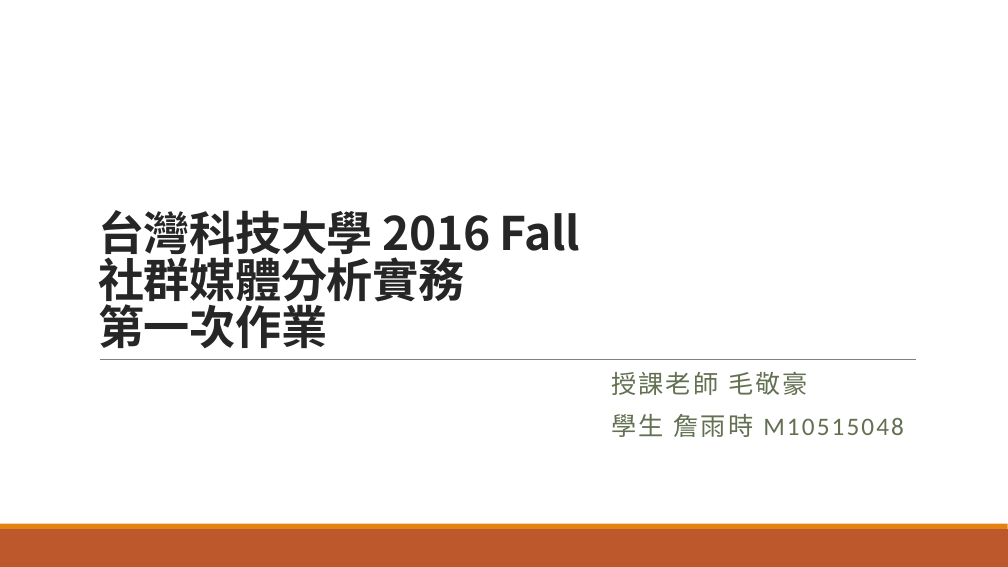
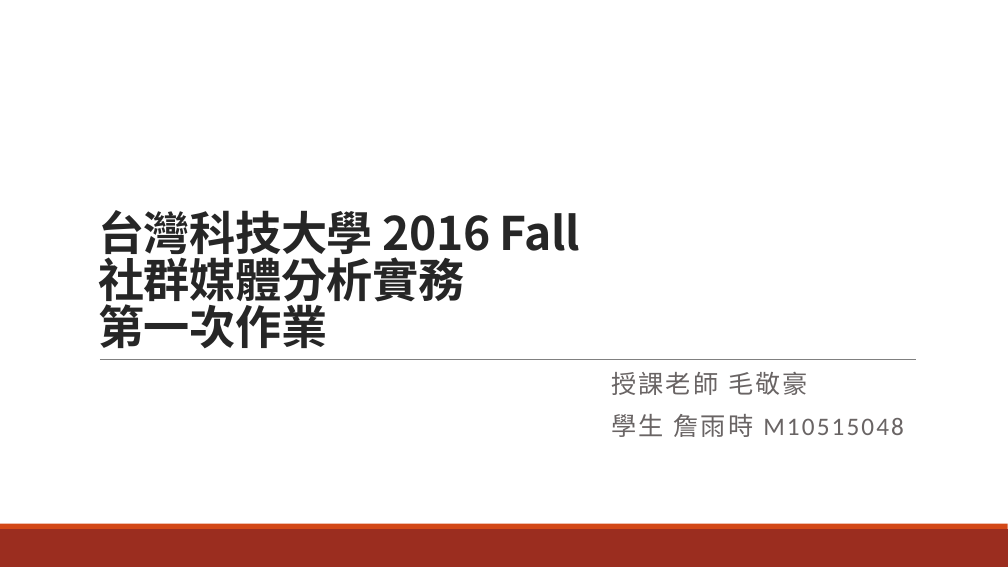
Before and after one commit to savina-chan/2016_socialnetwork, a slide deck: slide 1 of M10515048.pptx. Drawn at 1008x567 pixels with LibreOffice and Linux fonts; fonts in the diff are those of the drawing. Boxes give left, top, right and bottom in pixels: in the first picture for what was removed or moved away, otherwise in the second. Text is boxed around its words. In the diff, an @@ line names an element or a change of style, - is before the commit and + after.

```diff
--- a/M10515048.pptx
+++ b/M10515048.pptx
@@ subtitle "授課老師 毛敬豪" at bbox=[611, 372, 904, 437]: text colour #637052 to #696464 @@
@@ rectangle at bbox=[0, 529, 1008, 567]: fill #BD582C to #9B2D1F @@
@@ rectangle at bbox=[0, 524, 1008, 529]: fill #E48312 to #D34817 @@
```
Also in this commit, not shown: 11 other slides changed, 1 slide added.
